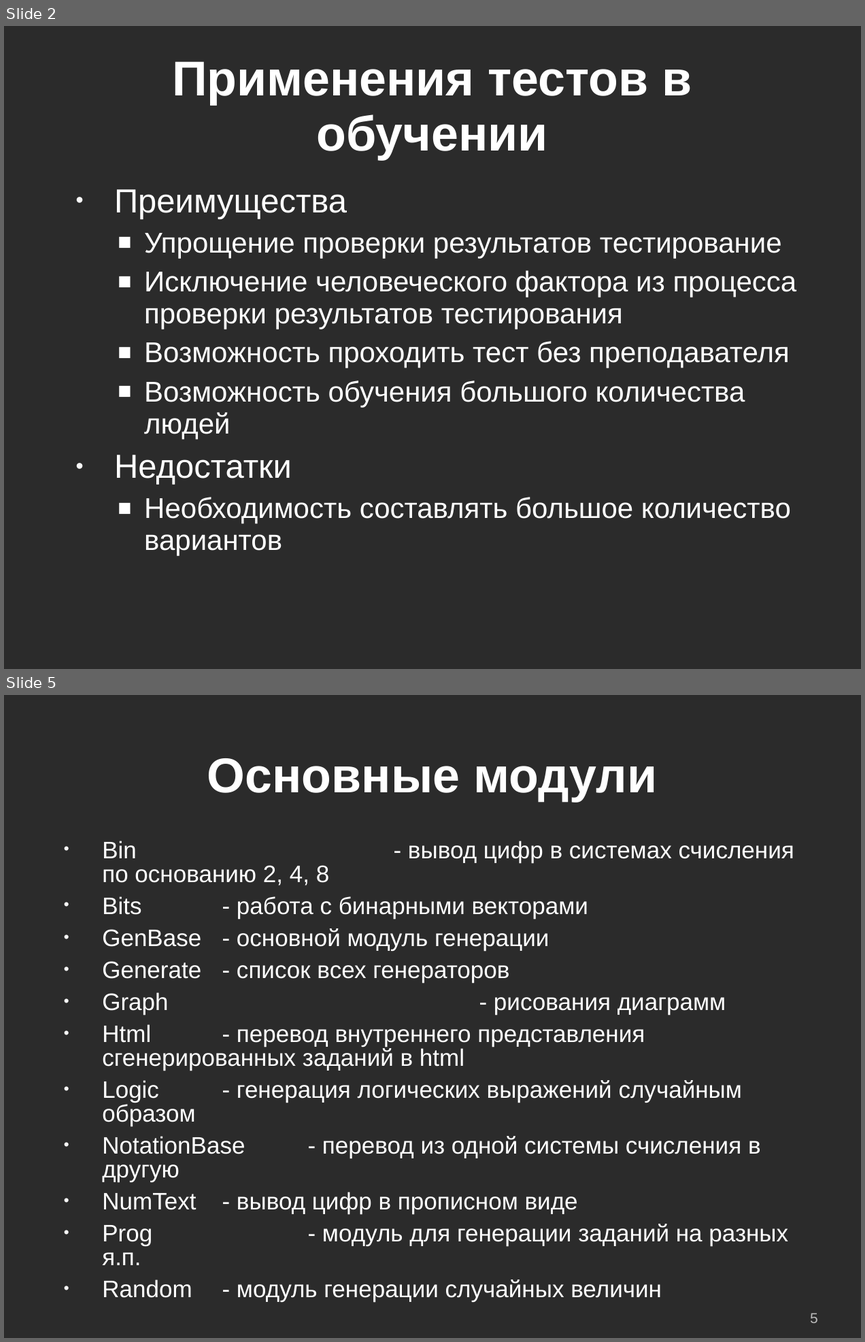
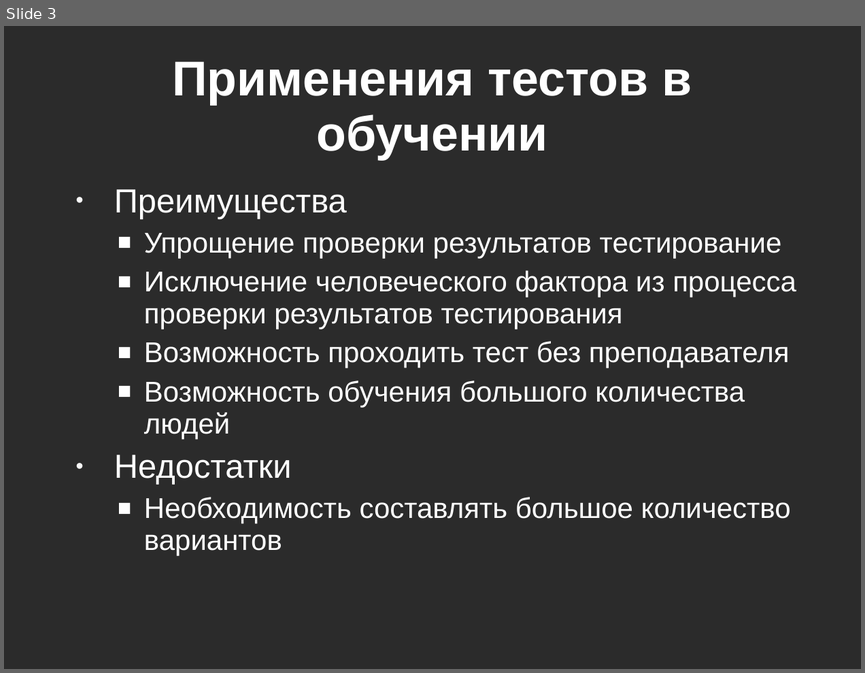
Before and after one commit to kevroletin/Coursework, a slide deck: 236_Кевролетин_отчёт.ppt. Shown one above the other, each under a label of ours: slides 2 and 5 before the commit, slide 3 after it; the slides between them are not shown. The pictures are 865x1342 and 865x673 pixels, drawn with LibreOffice and Linux fonts; fonts in the diff are those of the drawing; background and template pictures are left out; a plain dark background stands for a picture behind light text. Boxes give left, top, right and bottom in pixels: in the first picture for what was removed or moved away, otherwise in the second. Text is boxed around its words. In the diff, an @@ line names an element or a change of style, - is before the commit and + after.

```diff
--- a/236_Кевролетин_отчёт.ppt
+++ b/236_Кевролетин_отчёт.ppt
@@ slide 5 removed at box(4, 695, 861, 1338), background picture (left out) @@
@@ title removed at box(207, 758, 657, 801) @@
-Основные модули
@@ text removed at box(102, 841, 794, 1302) @@
-• Bin - вывод цифр в системах счисления по основанию 2, 4, 8
-• Bits - работа с бинарными векторами
-• GenBase - основной модуль генерации
-• Generate - список всех генераторов
-• Graph - рисования диаграмм
-• Html - перевод внутреннего представления сгенерированных заданий в html
-• Logic - генерация логических выражений случайным образом
-• NotationBase - перевод из одной системы счисления в другую
-• NumText - вывод цифр в прописном виде
-• Prog - модуль для генерации заданий на разных я.п.
-• Random - модуль генерации случайных величин
@@ page number removed at box(810, 1312, 818, 1323) @@
-5
@@ what was slide 2 is now slide 3 @@
```
Also in this commit, not shown: 2 slides changed, 11 slides added, 2 other slides removed.
